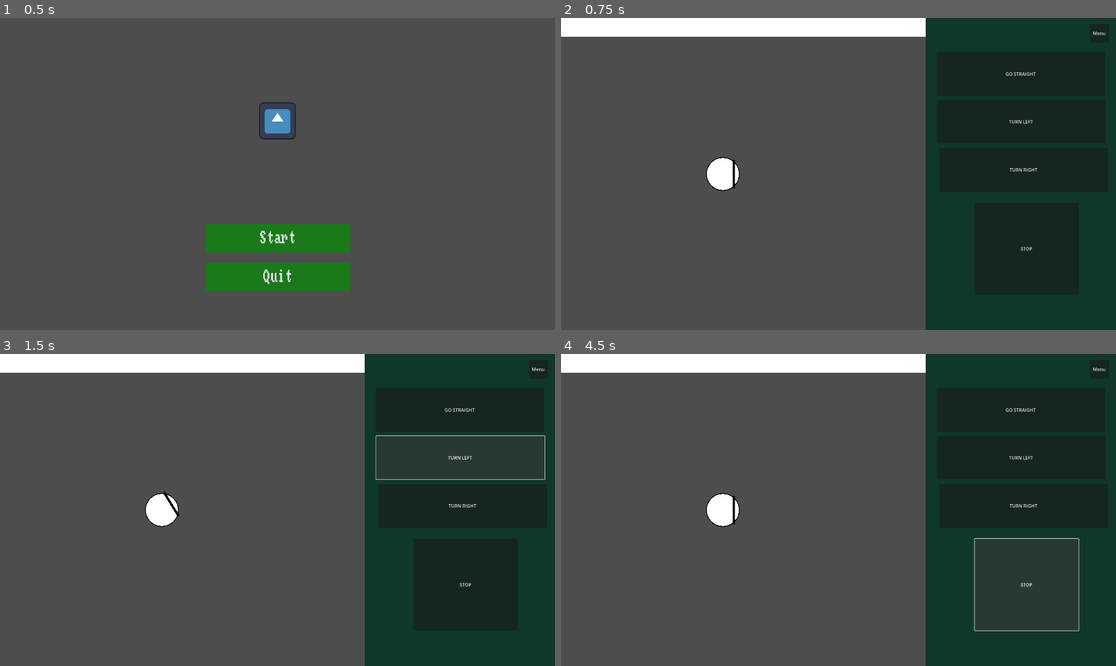
Above: before the commit, frames 1-4 (two rows, left to right).
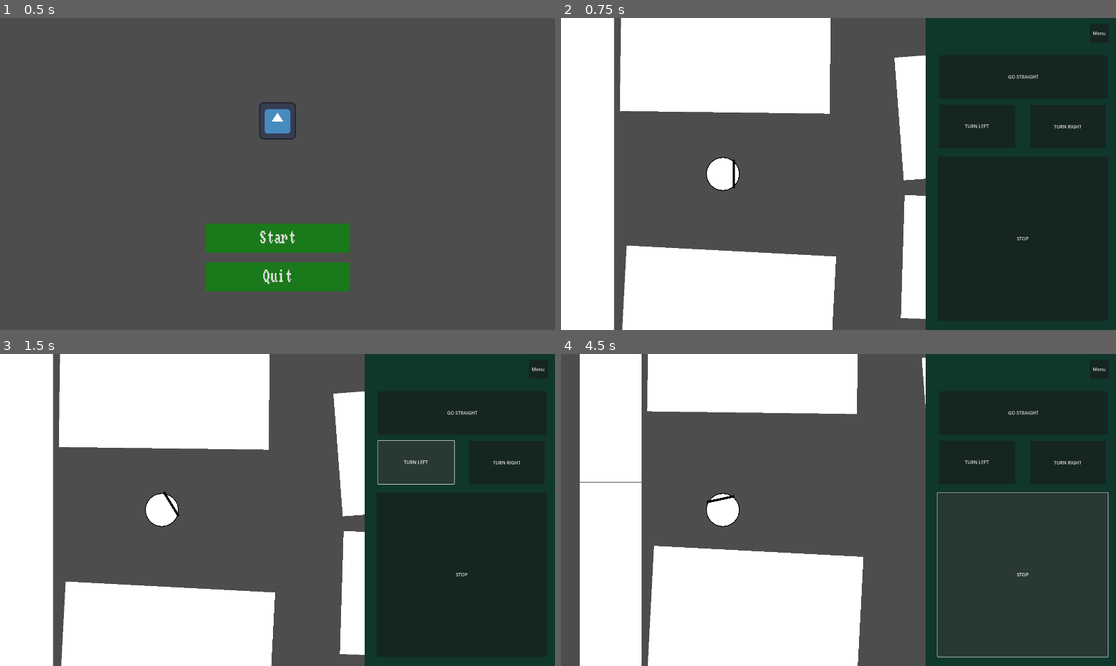
Above: after the commit, the same moments.

Repository: Undalevein/Game-Jam-2026-Eye-Spy
Game: Godot game, scene res://Scenes/Game/game.tscn
Two runs of this game, one before a commit and one after it. Both use one fixed random seed, a clock stepped at 60 frames per second and the inputs below. The engine's default icon, where the game draws it, is replaced by a stand-in: a white triangle on a blue panel in a dark square.
Inputs:
- Up to frame 1 (0.5 s): no input
- Up to frame 2 (0.75 s): click "Start" at 0.5 s
- Up to frame 3 (1.5 s): click "TURN LEFT" at 1.25 s
- Up to frame 4 (4.5 s): click "TURN RIGHT" at 2 s; click "GO STRAIGHT" at 2.75 s; click "GO STRAIGHT" at 3.5 s; click "STOP" at 4.25 s

Frame 1 is identical in both runs. In frame 2, 33% of the frame differs, in the area x 0-94%, y 0-100%; in frame 3, 34%; in frame 4, 38%, in the area x 0-99%, y 0-100%.

Commit message:
Pushed level 2 progress

Diff:
--- a/Scenes/GameInterface/game_interface.tscn
+++ b/Scenes/GameInterface/game_interface.tscn
@@ -35,34 +35,34 @@
 
 [node name="StraightButton" type="Button" parent="ColorRect"]
 layout_mode = 0
-offset_left = 37.0
-offset_top = 579.0
-offset_right = 620.0
-offset_bottom = 729.0
+offset_left = 46.0
+offset_top = 589.0
+offset_right = 629.0
+offset_bottom = 739.0
 text = "GO STRAIGHT"
 
 [node name="TurnLeftButton" type="Button" parent="ColorRect"]
 layout_mode = 0
-offset_left = 39.0
-offset_top = 744.0
-offset_right = 622.0
-offset_bottom = 894.0
+offset_left = 46.0
+offset_top = 760.0
+offset_right = 309.0
+offset_bottom = 910.0
 text = "TURN LEFT"
 
 [node name="TurnRightButton" type="Button" parent="ColorRect"]
 layout_mode = 0
-offset_left = 47.0
-offset_top = 911.0
-offset_right = 630.0
-offset_bottom = 1061.0
+offset_left = 361.0
+offset_top = 761.0
+offset_right = 622.0
+offset_bottom = 911.0
 text = "TURN RIGHT"
 
 [node name="StopButton" type="Button" parent="ColorRect"]
 layout_mode = 0
-offset_left = 169.0
-offset_top = 1100.0
-offset_right = 529.0
-offset_bottom = 1417.0
+offset_left = 41.0
+offset_top = 940.0
+offset_right = 630.0
+offset_bottom = 1508.0
 text = "STOP"
 
 [connection signal="pressed" from="ColorRect/EscapeButton" to="." method="_on_escape_button_pressed"]
--- a/Scenes/Level2/level_2.tscn
+++ b/Scenes/Level2/level_2.tscn
@@ -8,13 +8,15 @@
 [ext_resource type="AudioStream" uid="uid://basg01v3ete4y" path="res://Sound/CAMERA BEEP.mp3" id="4_50k73"]
 [ext_resource type="AudioStream" uid="uid://b0nc6top31gvj" path="res://Sound/CONCRETE FOOTSTEPS.mp3" id="4_mt6hc"]
 [ext_resource type="PackedScene" uid="uid://ds1etbutpbpeb" path="res://Scenes/wall.tscn" id="4_od0tw"]
+[ext_resource type="PackedScene" uid="uid://c143oxi3rakq1" path="res://Scenes/crate_large.tscn" id="7_3yc6a"]
+[ext_resource type="PackedScene" uid="uid://cxc4xnt4ygwdb" path="res://Scenes/crate_medium.tscn" id="8_wo0g0"]
 
 [node name="Level2" type="Node2D"]
 script = ExtResource("1_hp1rf")
 
 [node name="Player" parent="." instance=ExtResource("2_dbdtm")]
 process_mode = 1
-position = Vector2(635, 734)
+position = Vector2(399.00003, 936)
 rotation = 1.5707964
 motion_mode = 0
 walking_speed = 300.0
@@ -29,6 +31,26 @@
 
 [node name="Footsteps" type="AudioStreamPlayer2D" parent="Player/Audio"]
 position = Vector2(-624.0003, -738.00037)
+scale = Vector2(1.0000005, 1.0000005)
+stream = ExtResource("4_mt6hc")
+
+[node name="CameraBeep2" type="AudioStreamPlayer2D" parent="Player/Audio"]
+position = Vector2(-635.0008, -11738.006)
+scale = Vector2(1.0000005, 1.0000005)
+stream = ExtResource("4_50k73")
+
+[node name="Footsteps2" type="AudioStreamPlayer2D" parent="Player/Audio"]
+position = Vector2(-624.0008, -11742.006)
+scale = Vector2(1.0000005, 1.0000005)
+stream = ExtResource("4_mt6hc")
+
+[node name="CameraBeep3" type="AudioStreamPlayer2D" parent="Player/Audio"]
+position = Vector2(985.99994, -11738.006)
+scale = Vector2(1.0000005, 1.0000005)
+stream = ExtResource("4_50k73")
+
+[node name="Footsteps3" type="AudioStreamPlayer2D" parent="Player/Audio"]
+position = Vector2(996.99994, -11742.006)
 scale = Vector2(1.0000005, 1.0000005)
 stream = ExtResource("4_mt6hc")
 
@@ -59,15 +81,17 @@
 scale = Vector2(9.999998, 9.999998)
 
 [node name="Wall4" parent="GameObjects/Walls" instance=ExtResource("4_od0tw")]
-position = Vector2(20810, -4619.999)
+position = Vector2(21329.998, -6879.999)
 scale = Vector2(9.999998, 9.999998)
 
 [node name="Wall5" parent="GameObjects/Walls" instance=ExtResource("4_od0tw")]
-position = Vector2(-6119.999, -6879.999)
+position = Vector2(-6130, -6890)
+rotation = 1.5707964
 scale = Vector2(9.999998, 9.999998)
 
 [node name="Wall6" parent="GameObjects/Walls" instance=ExtResource("4_od0tw")]
-position = Vector2(-6119.999, -6879.999)
+position = Vector2(-6129.999, 2280)
+rotation = 1.5707964
 scale = Vector2(9.999998, 9.999998)
 
 [node name="Wall7" parent="GameObjects/Walls" instance=ExtResource("4_od0tw")]
@@ -79,52 +103,267 @@
 scale = Vector2(9.999998, 9.999998)
 
 [node name="Wall9" parent="GameObjects/Walls" instance=ExtResource("4_od0tw")]
-position = Vector2(48939.996, -6879.999)
+position = Vector2(48860, -6879.999)
+scale = Vector2(9.999998, 9.999998)
+
+[node name="Wall17" parent="GameObjects/Walls" instance=ExtResource("4_od0tw")]
+position = Vector2(58030, -6879.999)
+scale = Vector2(9.999998, 9.999998)
+
+[node name="Wall18" parent="GameObjects/Walls" instance=ExtResource("4_od0tw")]
+position = Vector2(67200, -6879.999)
+scale = Vector2(9.999998, 9.999998)
+
+[node name="Wall19" parent="GameObjects/Walls" instance=ExtResource("4_od0tw")]
+position = Vector2(76350, -6879.999)
+scale = Vector2(9.999998, 9.999998)
+
+[node name="Wall21" parent="GameObjects/Walls" instance=ExtResource("4_od0tw")]
+position = Vector2(85530, -6879.999)
+scale = Vector2(9.999998, 9.999998)
+
+[node name="Wall22" parent="GameObjects/Walls" instance=ExtResource("4_od0tw")]
+position = Vector2(94710, -6879.999)
+scale = Vector2(9.999998, 9.999998)
+
+[node name="Wall23" parent="GameObjects/Walls" instance=ExtResource("4_od0tw")]
+position = Vector2(103880.01, -6879.999)
+scale = Vector2(9.999998, 9.999998)
+
+[node name="Wall20" parent="GameObjects/Walls" instance=ExtResource("4_od0tw")]
+position = Vector2(113050, -6879.999)
+scale = Vector2(9.999998, 9.999998)
+
+[node name="Wall24" parent="GameObjects/Walls" instance=ExtResource("4_od0tw")]
+position = Vector2(122220, -6879.999)
+scale = Vector2(9.999998, 9.999998)
+
+[node name="Wall25" parent="GameObjects/Walls" instance=ExtResource("4_od0tw")]
+position = Vector2(131370, -6879.999)
+scale = Vector2(9.999998, 9.999998)
+
+[node name="Wall26" parent="GameObjects/Walls" instance=ExtResource("4_od0tw")]
+position = Vector2(140550, -6879.999)
+scale = Vector2(9.999998, 9.999998)
+
+[node name="Wall27" parent="GameObjects/Walls" instance=ExtResource("4_od0tw")]
+position = Vector2(149730, -6879.999)
+scale = Vector2(9.999998, 9.999998)
+
+[node name="Wall28" parent="GameObjects/Walls" instance=ExtResource("4_od0tw")]
+position = Vector2(158900, -6879.999)
+scale = Vector2(9.999998, 9.999998)
+
+[node name="Wall29" parent="GameObjects/Walls" instance=ExtResource("4_od0tw")]
+position = Vector2(168070, -6879.999)
+scale = Vector2(9.999998, 9.999998)
+
+[node name="Wall30" parent="GameObjects/Walls" instance=ExtResource("4_od0tw")]
+position = Vector2(177240, -6879.999)
+scale = Vector2(9.999998, 9.999998)
+
+[node name="Wall31" parent="GameObjects/Walls" instance=ExtResource("4_od0tw")]
+position = Vector2(186390, -6879.999)
+scale = Vector2(9.999998, 9.999998)
+
+[node name="Wall32" parent="GameObjects/Walls" instance=ExtResource("4_od0tw")]
+position = Vector2(195570, -6879.999)
+scale = Vector2(9.999998, 9.999998)
+
+[node name="Wall33" parent="GameObjects/Walls" instance=ExtResource("4_od0tw")]
+position = Vector2(204750, -6879.999)
+scale = Vector2(9.999998, 9.999998)
+
+[node name="Wall34" parent="GameObjects/Walls" instance=ExtResource("4_od0tw")]
+position = Vector2(213920, -6879.999)
+scale = Vector2(9.999998, 9.999998)
+
+[node name="Wall35" parent="GameObjects/Walls" instance=ExtResource("4_od0tw")]
+position = Vector2(58030, 9329.999)
+scale = Vector2(9.999998, 9.999998)
+
+[node name="Wall36" parent="GameObjects/Walls" instance=ExtResource("4_od0tw")]
+position = Vector2(67200, 9329.999)
+scale = Vector2(9.999998, 9.999998)
+
+[node name="Wall37" parent="GameObjects/Walls" instance=ExtResource("4_od0tw")]
+position = Vector2(76350, 9329.999)
+scale = Vector2(9.999998, 9.999998)
+
+[node name="Wall38" parent="GameObjects/Walls" instance=ExtResource("4_od0tw")]
+position = Vector2(85530, 9329.999)
+scale = Vector2(9.999998, 9.999998)
+
+[node name="Wall39" parent="GameObjects/Walls" instance=ExtResource("4_od0tw")]
+position = Vector2(94710, 9329.999)
+scale = Vector2(9.999998, 9.999998)
+
+[node name="Wall40" parent="GameObjects/Walls" instance=ExtResource("4_od0tw")]
+position = Vector2(103880.01, 9329.999)
+scale = Vector2(9.999998, 9.999998)
+
+[node name="Wall41" parent="GameObjects/Walls" instance=ExtResource("4_od0tw")]
+position = Vector2(113050, 9329.999)
+scale = Vector2(9.999998, 9.999998)
+
+[node name="Wall42" parent="GameObjects/Walls" instance=ExtResource("4_od0tw")]
+position = Vector2(122220, 9329.999)
+scale = Vector2(9.999998, 9.999998)
+
+[node name="Wall43" parent="GameObjects/Walls" instance=ExtResource("4_od0tw")]
+position = Vector2(131370, 9329.999)
+scale = Vector2(9.999998, 9.999998)
+
+[node name="Wall44" parent="GameObjects/Walls" instance=ExtResource("4_od0tw")]
+position = Vector2(140550, 9329.999)
+scale = Vector2(9.999998, 9.999998)
+
+[node name="Wall45" parent="GameObjects/Walls" instance=ExtResource("4_od0tw")]
+position = Vector2(149730, 9329.999)
+scale = Vector2(9.999998, 9.999998)
+
+[node name="Wall46" parent="GameObjects/Walls" instance=ExtResource("4_od0tw")]
+position = Vector2(158900, 9329.999)
+scale = Vector2(9.999998, 9.999998)
+
+[node name="Wall47" parent="GameObjects/Walls" instance=ExtResource("4_od0tw")]
+position = Vector2(168070, 9329.999)
+scale = Vector2(9.999998, 9.999998)
+
+[node name="Wall48" parent="GameObjects/Walls" instance=ExtResource("4_od0tw")]
+position = Vector2(177240, 9329.999)
+scale = Vector2(9.999998, 9.999998)
+
+[node name="Wall49" parent="GameObjects/Walls" instance=ExtResource("4_od0tw")]
+position = Vector2(186390, 9329.999)
+scale = Vector2(9.999998, 9.999998)
+
+[node name="Wall50" parent="GameObjects/Walls" instance=ExtResource("4_od0tw")]
+position = Vector2(195570, 9329.999)
+scale = Vector2(9.999998, 9.999998)
+
+[node name="Wall51" parent="GameObjects/Walls" instance=ExtResource("4_od0tw")]
+position = Vector2(204750, 9329.999)
+scale = Vector2(9.999998, 9.999998)
+
+[node name="Wall52" parent="GameObjects/Walls" instance=ExtResource("4_od0tw")]
+position = Vector2(213920, 9329.999)
 scale = Vector2(9.999998, 9.999998)
 
 [node name="Wall10" parent="GameObjects/Walls" instance=ExtResource("4_od0tw")]
-position = Vector2(-6119.999, -6879.999)
+position = Vector2(-6129.999, 9329.999)
 scale = Vector2(9.999998, 9.999998)
 
 [node name="Wall11" parent="GameObjects/Walls" instance=ExtResource("4_od0tw")]
-position = Vector2(-6119.999, -6879.999)
+position = Vector2(3059.9998, 9329.999)
 scale = Vector2(9.999998, 9.999998)
 
 [node name="Wall12" parent="GameObjects/Walls" instance=ExtResource("4_od0tw")]
-position = Vector2(-6119.999, -6879.999)
+position = Vector2(12230, 9329.999)
 scale = Vector2(9.999998, 9.999998)
 
 [node name="Wall13" parent="GameObjects/Walls" instance=ExtResource("4_od0tw")]
-position = Vector2(-6119.999, -6879.999)
+position = Vector2(21389.998, 9329.999)
 scale = Vector2(9.999998, 9.999998)
 
 [node name="Wall14" parent="GameObjects/Walls" instance=ExtResource("4_od0tw")]
-position = Vector2(-6119.999, -6879.999)
+position = Vector2(30550, 9330)
 scale = Vector2(9.999998, 9.999998)
 
 [node name="Wall15" parent="GameObjects/Walls" instance=ExtResource("4_od0tw")]
-position = Vector2(-6119.999, -6879.999)
+position = Vector2(39739.996, 9330)
 scale = Vector2(9.999998, 9.999998)
 
 [node name="Wall16" parent="GameObjects/Walls" instance=ExtResource("4_od0tw")]
-position = Vector2(-6119.999, -6879.999)
-scale = Vector2(9.999998, 9.999998)
-
-[node name="Wall17" parent="GameObjects/Walls" instance=ExtResource("4_od0tw")]
-position = Vector2(-6119.999, -6879.999)
-scale = Vector2(9.999998, 9.999998)
-
-[node name="Wall18" parent="GameObjects/Walls" instance=ExtResource("4_od0tw")]
-position = Vector2(-6119.999, -6879.999)
-scale = Vector2(9.999998, 9.999998)
-
-[node name="Wall19" parent="GameObjects/Walls" instance=ExtResource("4_od0tw")]
-position = Vector2(-6119.999, -6879.999)
-scale = Vector2(9.999998, 9.999998)
-
-[node name="Wall20" parent="GameObjects/Walls" instance=ExtResource("4_od0tw")]
-position = Vector2(-6119.999, -6879.999)
-scale = Vector2(9.999998, 9.999998)
+position = Vector2(48909.992, 9330)
+scale = Vector2(9.999998, 9.999998)
+
+[node name="Node2D" type="Node2D" parent="GameObjects"]
+
+[node name="crate_large" parent="GameObjects/Node2D" instance=ExtResource("7_3yc6a")]
+position = Vector2(-2270, -2289.9998)
+rotation = 0.012538005
+scale = Vector2(181.39, 181.39)
+
+[node name="crate_large2" parent="GameObjects/Node2D" instance=ExtResource("7_3yc6a")]
+position = Vector2(-2179.9998, 6859.9995)
+rotation = 0.052359883
+scale = Vector2(181.39, 181.39)
+
+[node name="crate_large4" parent="GameObjects/Node2D" instance=ExtResource("7_3yc6a")]
+position = Vector2(24100.002, -710.00024)
+rotation = 1.4137167
+scale = Vector2(181.39, 181.39)
+
+[node name="crate_large5" parent="GameObjects/Node2D" instance=ExtResource("7_3yc6a")]
+position = Vector2(33890, 6730)
+rotation = -0.08726646
+scale = Vector2(181.39, 181.39)
+
+[node name="crate_large7" parent="GameObjects/Node2D" instance=ExtResource("7_3yc6a")]
+position = Vector2(41760, 7070)
+rotation = 0.05235988
+scale = Vector2(181.39, 181.39)
+
+[node name="crate_large8" parent="GameObjects/Node2D" instance=ExtResource("7_3yc6a")]
+position = Vector2(42770, 839.9998)
+rotation = -1.6842427
+scale = Vector2(181.39, 181.39)
+
+[node name="crate_large9" parent="GameObjects/Node2D" instance=ExtResource("7_3yc6a")]
+position = Vector2(55960, -540)
+rotation = -1.4748032
+scale = Vector2(181.39, 181.39)
+
+[node name="crate_large6" parent="GameObjects/Node2D" instance=ExtResource("7_3yc6a")]
+position = Vector2(29170.002, -770)
+rotation = 1.5882496
+scale = Vector2(181.39, 181.39)
+
+[node name="crate_large3" parent="GameObjects/Node2D" instance=ExtResource("7_3yc6a")]
+position = Vector2(11599.999, 5510)
+rotation = 1.5969763
+scale = Vector2(181.39, 181.39)
+
+[node name="crate_medium" parent="GameObjects/Node2D" instance=ExtResource("8_wo0g0")]
+position = Vector2(5140, 4919.9995)
+rotation = -1.5402701
+scale = Vector2(141.965, 141.965)
+
+[node name="crate_medium5" parent="GameObjects/Node2D" instance=ExtResource("8_wo0g0")]
+position = Vector2(33750, -3000)
+rotation = -3.1904619
+scale = Vector2(141.965, 141.965)
+
+[node name="crate_medium7" parent="GameObjects/Node2D" instance=ExtResource("8_wo0g0")]
+position = Vector2(55460.004, 7759.999)
+rotation = -3.1904619
+scale = Vector2(141.965, 141.965)
+
+[node name="crate_medium6" parent="GameObjects/Node2D" instance=ExtResource("8_wo0g0")]
+position = Vector2(25090.002, 5450)
+rotation = -1.5402701
+scale = Vector2(141.965, 141.965)
+
+[node name="crate_medium8" parent="GameObjects/Node2D" instance=ExtResource("8_wo0g0")]
+position = Vector2(15380, 6820)
+rotation = -1.6458455
+scale = Vector2(141.965, 141.965)
+
+[node name="crate_medium3" parent="GameObjects/Node2D" instance=ExtResource("8_wo0g0")]
+position = Vector2(8700.001, -1629.9999)
+rotation = 0.04170525
+scale = Vector2(141.965, 141.965)
+
+[node name="crate_medium4" parent="GameObjects/Node2D" instance=ExtResource("8_wo0g0")]
+position = Vector2(13370.001, -1649.9999)
+rotation = -0.10471976
+scale = Vector2(141.965, 141.965)
+
+[node name="crate_medium2" parent="GameObjects/Node2D" instance=ExtResource("8_wo0g0")]
+position = Vector2(5010, 19.999842)
+rotation = -1.6469852
+scale = Vector2(141.965, 141.965)
 
 [node name="UI" type="CanvasLayer" parent="."]
 process_mode = 3
--- a/Scenes/Player/player.gd
+++ b/Scenes/Player/player.gd
@@ -25,14 +25,11 @@
 
 func walk_forward() -> void:
 	walking = true
-	rotation_direction = Rotations.NONE
 
 func rotate_left() -> void:
-	walking = false
 	rotation_direction = Rotations.LEFT
 
 func rotate_right() -> void:
-	walking = false
 	rotation_direction = Rotations.RIGHT
 
 func stop() -> void:
Not shown: 1 places in Scenes/Level2/level_2.tscn that only renumber resources
